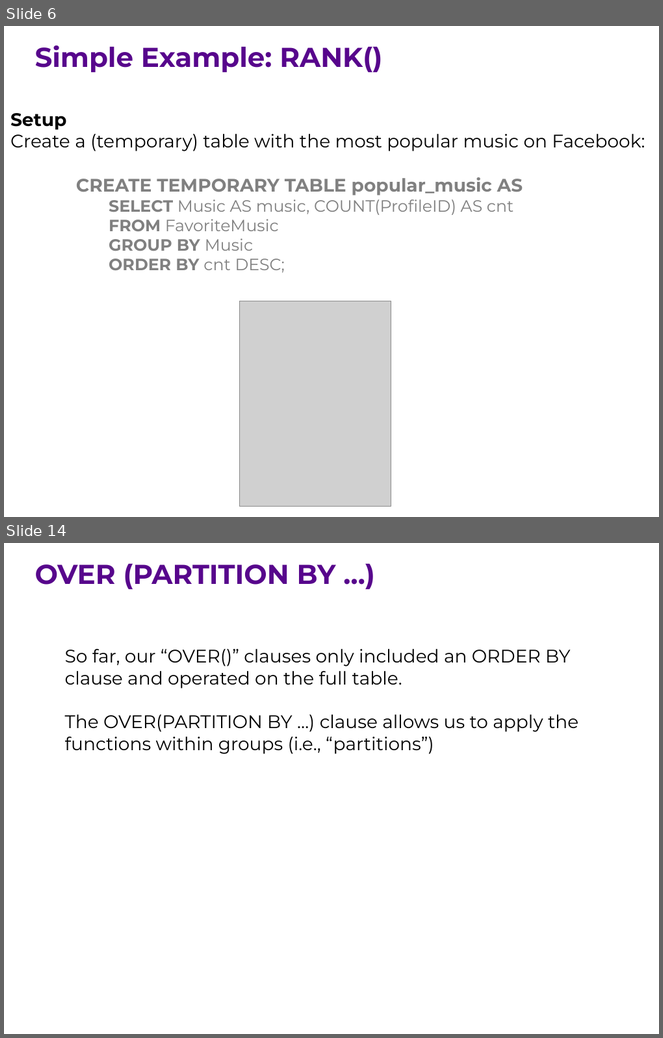
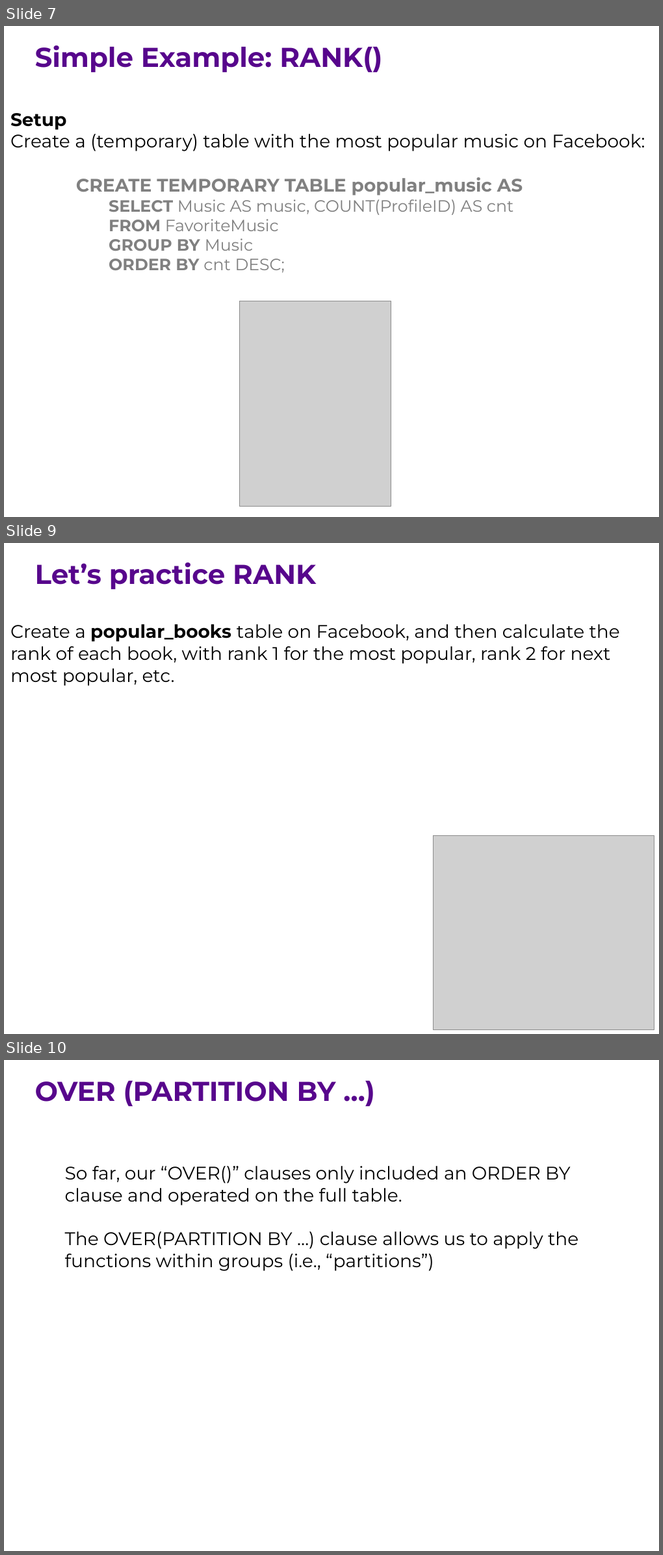
Before and after one commit to ipeirotis/introduction-to-databases, a slide deck: session7/G-Window_queries.pptx. Shown one above the other, each under a label of ours: slides 6 and 14 before the commit, slides 7, 9 and 10 after it; the slides between them are not shown. The pictures are 663x1038 and 663x1555 pixels, drawn with LibreOffice and Linux fonts; fonts in the diff are those of the drawing; grey boxes stand for pictures. Boxes give left, top, right and bottom in pixels: in the first picture for what was removed or moved away, otherwise in the second. Text is boxed around its words. In the diff, an @@ line names an element or a change of style, - is before the commit and + after.

```diff
--- a/session7/G-Window_queries.pptx
+++ b/session7/G-Window_queries.pptx
@@ slide 9 added at [4,543,659,1034], background #FFFFFF @@
@@ text added at [35,563,316,589], 30 pt, text #57068C, bold @@
+Let’s practice RANK
@@ text added at [10,624,620,686], 20 pt, text #000000 @@
+Create a popular_books table on Facebook, and then calculate the rank of each book, with rank 1 for the most popular, rank 2 for next most popular, etc.
@@ picture added at [433,836,655,1031] @@
@@ what was slide 6 is now slide 7 @@
@@ what was slide 14 is now slide 10 @@
```
Also in this commit, not shown: 3 slides changed, 2 other slides added, 1 slide removed.
